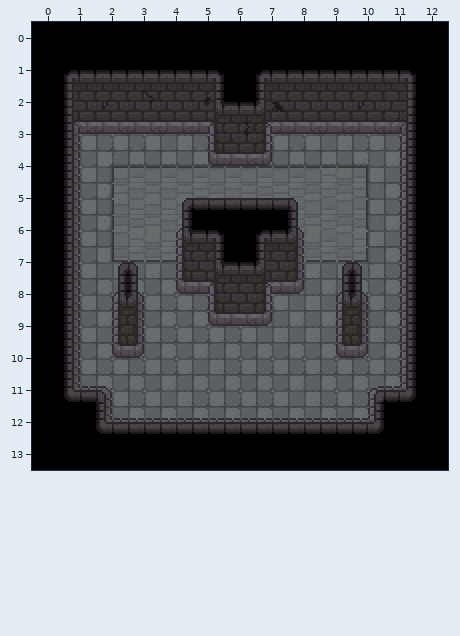
Two versions of a level (Tiled map (JSON), assets/maps/map-3.tmj). The picture above is the old version.
Cells are 16x16 px. Shown: x 0..12, y 0..13.
After the commit:
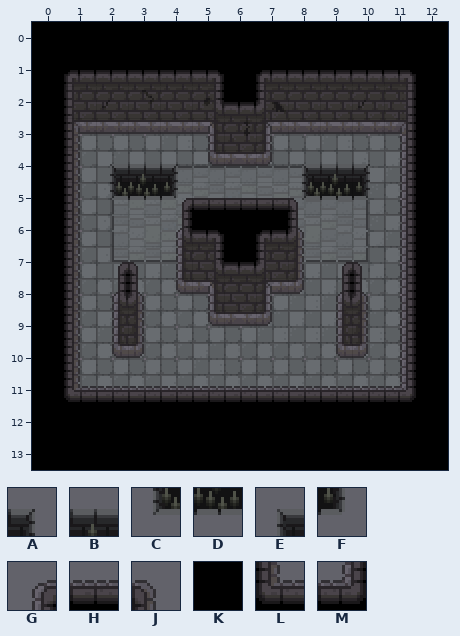
Key: from "floor1": A 160, B 163, C 224, D 225, E 257, F 259; from "walls1": G 3, H 4, J 5, K 36, L 96, M 98.
_ is an empty cell, . an unchanged one.
Tiles of an added or newly shown layer are drawn over the layers below it.
From the commit log: add spikes to some maps, add a couple new smol maps
Edits made:
--- layer "spikes" (added)
@@ x 2..10 @@
- 4 ___...___
- 5 ___...___
+ 4 EBA...EBA
+ 5 CDF...CDF
--- layer "walls-lower"
@@ x 2..10 @@
-11 J_______G
-12 LHHHHHHHM
+11 HHHHHHHHH
+12 KKKKKKKKK
Changed places in both pictures, as pixel boxes (x1, y1, x2, y2):
added: (110, 164, 178, 200)
added: (302, 164, 370, 200)
changed: (96, 386, 384, 434)
